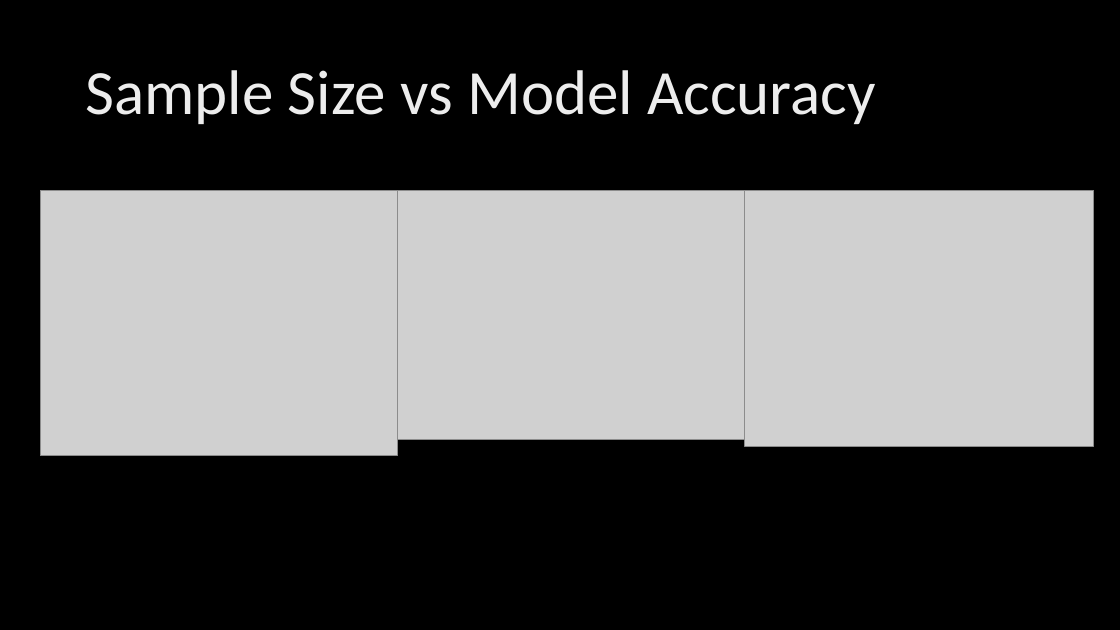
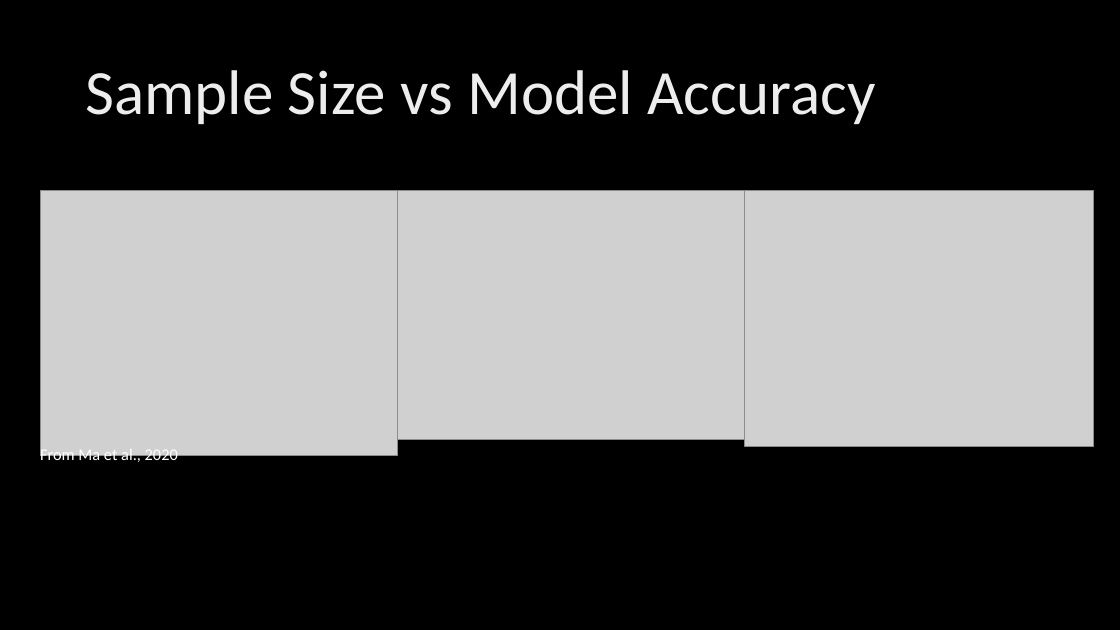
Before and after one commit to ncss-tech/stats_for_soil_survey, a slide deck: slide 9 of presentations/3_sampling/sampling_fy22.pptx. Drawn at 1120x630 pixels with LibreOffice and Linux fonts; fonts in the diff are those of the drawing; grey boxes stand for pictures; background and template pictures are left out. Boxes give left, top, right and bottom in pixels: in the first picture for what was removed or moved away, otherwise in the second. Text is boxed around its words. In the diff, an @@ line names an element or a change of style, - is before the commit and + after.

```diff
--- a/presentations/3_sampling/sampling_fy22.pptx
+++ b/presentations/3_sampling/sampling_fy22.pptx
@@ text added at (x1=40, y1=447, x2=178, y2=465), 14 pt, text #FFFFFF @@
+From Ma et al., 2020
```
Also in this commit, not shown: 3 other slides changed, 2 slides added, 2 slides removed.
